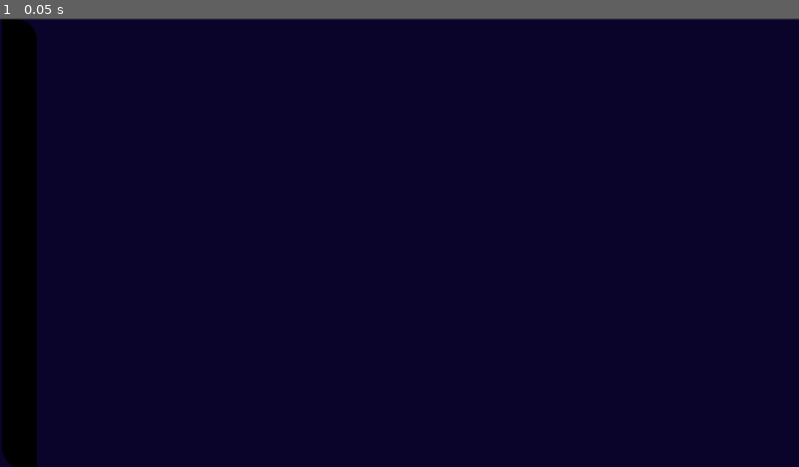
Above: before the commit, frame 1.
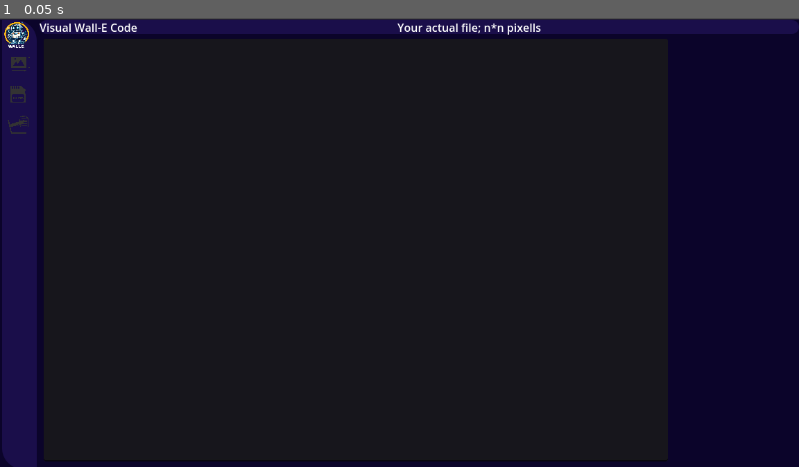
Above: after the commit, the same moment.

Repository: eltut0/Pixell-Wall-E
Game: Godot game, scene res://main.tscn
Two runs of this game, one before a commit and one after it. Both use one fixed random seed, a clock stepped at 60 frames per second and the inputs below. The project has no main scene, so this scene is started directly.
Inputs:
- Up to frame 1 (0.05 s): no input

The runs differ from the first frame. In frame 1, 7.4% of the frame differs, in the area x 0-100%, y 0-100%.

Commit message:
Working on the UI

Diff:
--- a/main.tscn
+++ b/main.tscn
@@ -1,10 +1,22 @@
-[gd_scene load_steps=2 format=3 uid="uid://bvj0oymck53cw"]
+[gd_scene load_steps=7 format=3 uid="uid://bvj0oymck53cw"]
+
+[ext_resource type="Texture2D" uid="uid://briw0i33n7h78" path="res://icons/piclumen-1744239221797.png" id="1_0xm2m"]
+[ext_resource type="Texture2D" uid="uid://dogvynsmmvwb0" path="res://icons/vecteezy_a-photo-of-a-mountain-and-a-mountain-range_56523333.png" id="2_0xm2m"]
+[ext_resource type="Texture2D" uid="uid://c66iaiq2chla3" path="res://icons/vecteezy_16gb-micro-sd-card_56523608.png" id="3_h2yge"]
+[ext_resource type="Texture2D" uid="uid://byler46310632" path="res://icons/vecteezy_a-hand-holding-a-clipboard-and-a-laptop_56523607.png" id="4_1bvp3"]
 
 [sub_resource type="StyleBoxFlat" id="StyleBoxFlat_7dm0k"]
-bg_color = Color(0, 0, 0, 1)
+bg_color = Color(0.101961, 0.054902, 0.290196, 1)
 corner_radius_top_right = 30
 corner_radius_bottom_left = 30
 corner_detail = 20
+
+[sub_resource type="StyleBoxFlat" id="StyleBoxFlat_ig7tw"]
+bg_color = Color(0.101961, 0.054902, 0.290196, 1)
+corner_radius_top_left = 30
+corner_radius_top_right = 30
+corner_radius_bottom_right = 30
+corner_radius_bottom_left = 30
 
 [node name="Main" type="Control"]
 layout_mode = 3
@@ -31,6 +43,8 @@
 anchor_right = 1.0
 anchor_bottom = 1.0
 offset_left = 3.0
+offset_top = 1.0
+offset_bottom = 1.0
 grow_horizontal = 2
 grow_vertical = 2
 
@@ -46,3 +60,131 @@
 anchor_bottom = 1.0
 grow_horizontal = 2
 grow_vertical = 2
+
+[node name="logo_container" type="VBoxContainer" parent="HBoxContainer/Menu Bar/Menu Bar - Separator"]
+custom_minimum_size = Vector2(40, 40)
+layout_mode = 2
+
+[node name="Control" type="Control" parent="HBoxContainer/Menu Bar/Menu Bar - Separator/logo_container"]
+layout_mode = 2
+size_flags_vertical = 3
+
+[node name="Piclumen-1744239221797" type="Sprite2D" parent="HBoxContainer/Menu Bar/Menu Bar - Separator/logo_container/Control"]
+position = Vector2(21, 21)
+scale = Vector2(0.0456543, 0.0439453)
+texture = ExtResource("1_0xm2m")
+
+[node name="Resize_logo_container" type="VBoxContainer" parent="HBoxContainer/Menu Bar/Menu Bar - Separator"]
+custom_minimum_size = Vector2(40, 40)
+layout_mode = 2
+
+[node name="Control" type="Control" parent="HBoxContainer/Menu Bar/Menu Bar - Separator/Resize_logo_container"]
+layout_mode = 2
+
+[node name="VecteezyA-photo-of-a-mountain-and-a-mountain-range56523333" type="Sprite2D" parent="HBoxContainer/Menu Bar/Menu Bar - Separator/Resize_logo_container/Control"]
+position = Vector2(26.625, 19.0625)
+scale = Vector2(0.0130275, 0.0121122)
+texture = ExtResource("2_0xm2m")
+
+[node name="Save_logo_container" type="VBoxContainer" parent="HBoxContainer/Menu Bar/Menu Bar - Separator"]
+custom_minimum_size = Vector2(0, 40)
+layout_mode = 2
+
+[node name="Control" type="Control" parent="HBoxContainer/Menu Bar/Menu Bar - Separator/Save_logo_container"]
+layout_mode = 2
+
+[node name="Vecteezy16Gb-micro-sd-card56523608" type="Sprite2D" parent="HBoxContainer/Menu Bar/Menu Bar - Separator/Save_logo_container/Control"]
+position = Vector2(23, 19)
+scale = Vector2(0.0143862, 0.0115089)
+texture = ExtResource("3_h2yge")
+
+[node name="Load_logo_container" type="VBoxContainer" parent="HBoxContainer/Menu Bar/Menu Bar - Separator"]
+custom_minimum_size = Vector2(0, 40)
+layout_mode = 2
+
+[node name="Control" type="Control" parent="HBoxContainer/Menu Bar/Menu Bar - Separator/Load_logo_container"]
+layout_mode = 2
+
+[node name="VecteezyA-hand-holding-a-clipboard-and-a-laptop56523607" type="Sprite2D" parent="HBoxContainer/Menu Bar/Menu Bar - Separator/Load_logo_container/Control"]
+position = Vector2(23, 19)
+scale = Vector2(0.0119086, 0.0120684)
+texture = ExtResource("4_1bvp3")
+
+[node name="Top_bar_container" type="VBoxContainer" parent="HBoxContainer"]
+custom_minimum_size = Vector2(0, 20)
+layout_mode = 2
+size_flags_horizontal = 3
+size_flags_vertical = 0
+
+[node name="Top_bar_panel" type="Panel" parent="HBoxContainer/Top_bar_container"]
+layout_mode = 2
+size_flags_vertical = 3
+theme_override_styles/panel = SubResource("StyleBoxFlat_ig7tw")
+
+[node name="Current_file" type="Label" parent="HBoxContainer/Top_bar_container/Top_bar_panel"]
+layout_mode = 1
+anchors_preset = 11
+anchor_left = 1.0
+anchor_right = 1.0
+anchor_bottom = 1.0
+offset_left = -1.0
+grow_horizontal = 0
+grow_vertical = 2
+
+[node name="Top_bar_container" type="HBoxContainer" parent="HBoxContainer/Top_bar_container/Top_bar_panel"]
+layout_mode = 1
+anchors_preset = 15
+anchor_right = 1.0
+anchor_bottom = 1.0
+grow_horizontal = 2
+grow_vertical = 2
+
+[node name="Title_bar_container" type="HBoxContainer" parent="HBoxContainer/Top_bar_container/Top_bar_panel/Top_bar_container"]
+layout_mode = 2
+
+[node name="Top_bar_title" type="Label" parent="HBoxContainer/Top_bar_container/Top_bar_panel/Top_bar_container/Title_bar_container"]
+layout_mode = 2
+text = "Visual Wall-E Code"
+
+[node name="Current_file_container" type="HBoxContainer" parent="HBoxContainer/Top_bar_container/Top_bar_panel/Top_bar_container"]
+layout_mode = 2
+size_flags_horizontal = 3
+
+[node name="Current_file" type="Label" parent="HBoxContainer/Top_bar_container/Top_bar_panel/Top_bar_container/Current_file_container"]
+layout_mode = 2
+size_flags_horizontal = 3
+text = "Your actual file; n*n pixells"
+horizontal_alignment = 1
+
+[node name="Code_editor_container2" type="HBoxContainer" parent="."]
+layout_mode = 1
+anchors_preset = 15
+anchor_right = 1.0
+anchor_bottom = 1.0
+offset_left = 63.0
+offset_top = 28.0
+offset_right = -8.0
+offset_bottom = -10.0
+grow_horizontal = 2
+grow_vertical = 2
+
+[node name="Editor_container" type="HBoxContainer" parent="Code_editor_container2"]
+custom_minimum_size = Vector2(900, 0)
+layout_mode = 2
+size_flags_horizontal = 0
+
+[node name="Editor" type="Panel" parent="Code_editor_container2/Editor_container"]
+layout_mode = 2
+size_flags_horizontal = 3
+
+[node name="CodeEdit" type="CodeEdit" parent="Code_editor_container2/Editor_container/Editor"]
+layout_mode = 1
+anchors_preset = 15
+anchor_right = 1.0
+anchor_bottom = 1.0
+grow_horizontal = 2
+grow_vertical = 2
+
+[node name="Output_console_container" type="HBoxContainer" parent="Code_editor_container2"]
+layout_mode = 2
+size_flags_horizontal = 3
Binary file added: icons/piclumen-1744239221797.png
Not shown, added: icons/piclumen-1744239221797.png.import
Binary file added: icons/vecteezy_16gb-micro-sd-card_56523608.png
Not shown, added: icons/vecteezy_16gb-micro-sd-card_56523608.png.import
Binary file added: icons/vecteezy_a-hand-holding-a-clipboard-and-a-laptop_56523607.png
Not shown, added: icons/vecteezy_a-hand-holding-a-clipboard-and-a-laptop_56523607.png.import
Binary file added: icons/vecteezy_a-photo-of-a-mountain-and-a-mountain-range_56523333.png
Not shown, added: icons/vecteezy_a-photo-of-a-mountain-and-a-mountain-range_56523333.png.import
Not shown, added: todothings.txt
